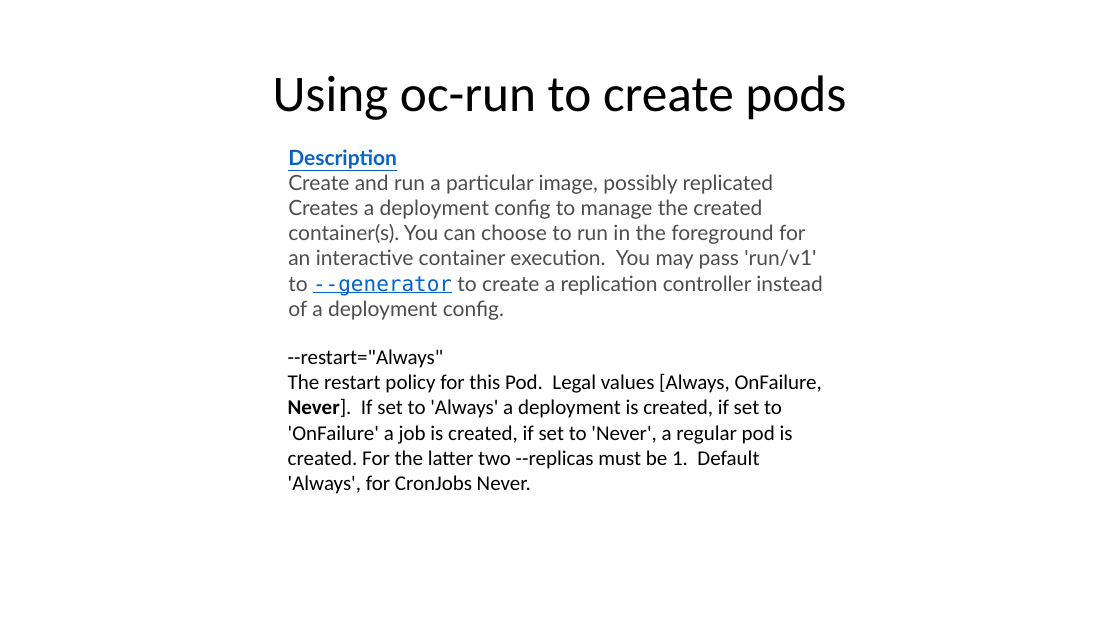
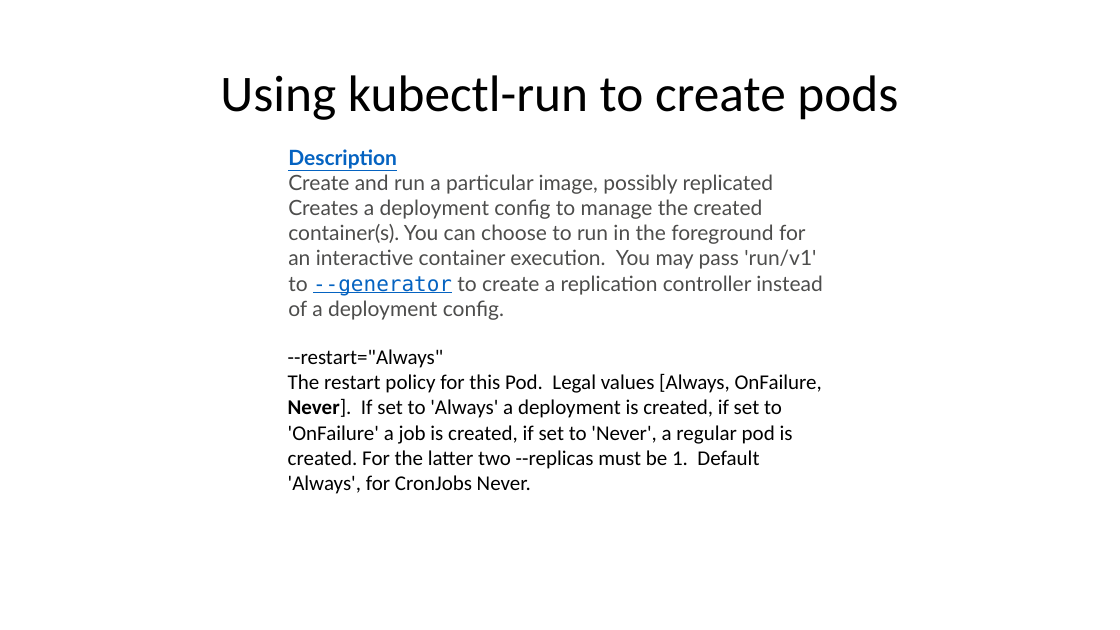
Before and after one commit to msvensso/consid-ckad, a slide deck: slide 6 of session-2/session-2.pptx. Drawn at 1120x630 pixels with LibreOffice and Linux fonts; fonts in the diff are those of the drawing. Boxes give left, top, right and bottom in pixels: in the first picture for what was removed or moved away, otherwise in the second. Text is boxed around its words. In the diff, an @@ line names an element or a change of style, - is before the commit and + after.

```diff
--- a/session-2/session-2.pptx
+++ b/session-2/session-2.pptx
@@ title at (220,75,898,120): text changed @@
-Using oc-run to create pods
+Using kubectl-run to create pods
```
Also in this commit, not shown: 1 other slide changed, 9 other files.
